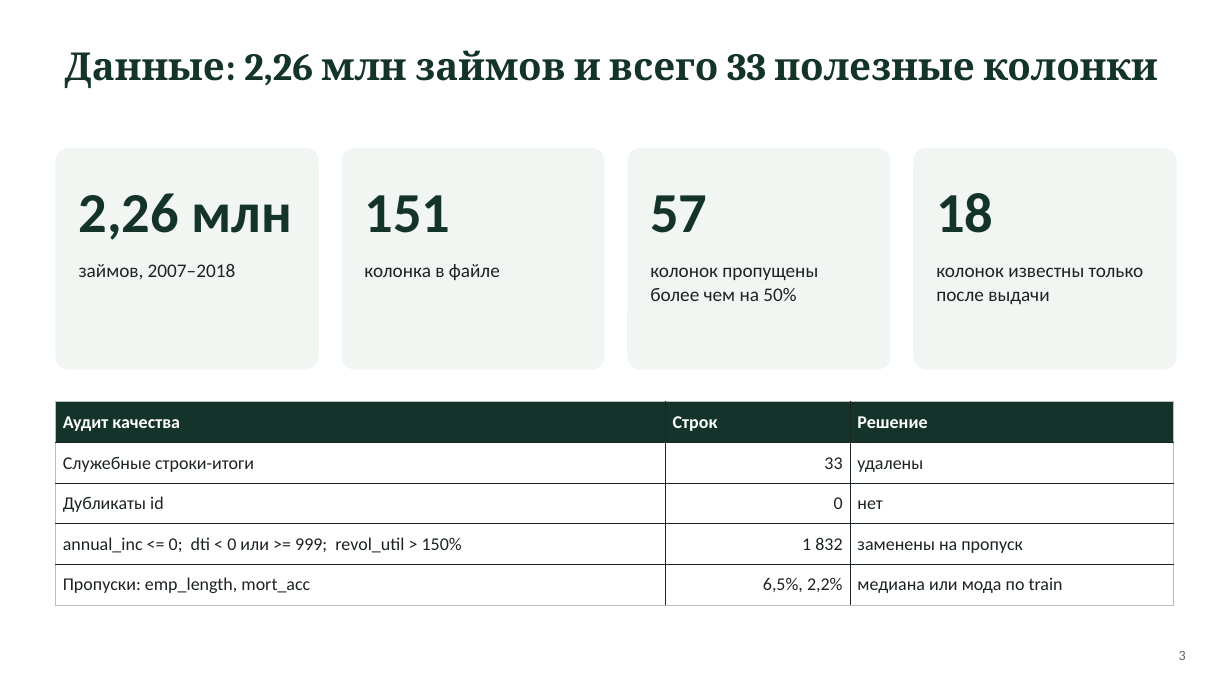
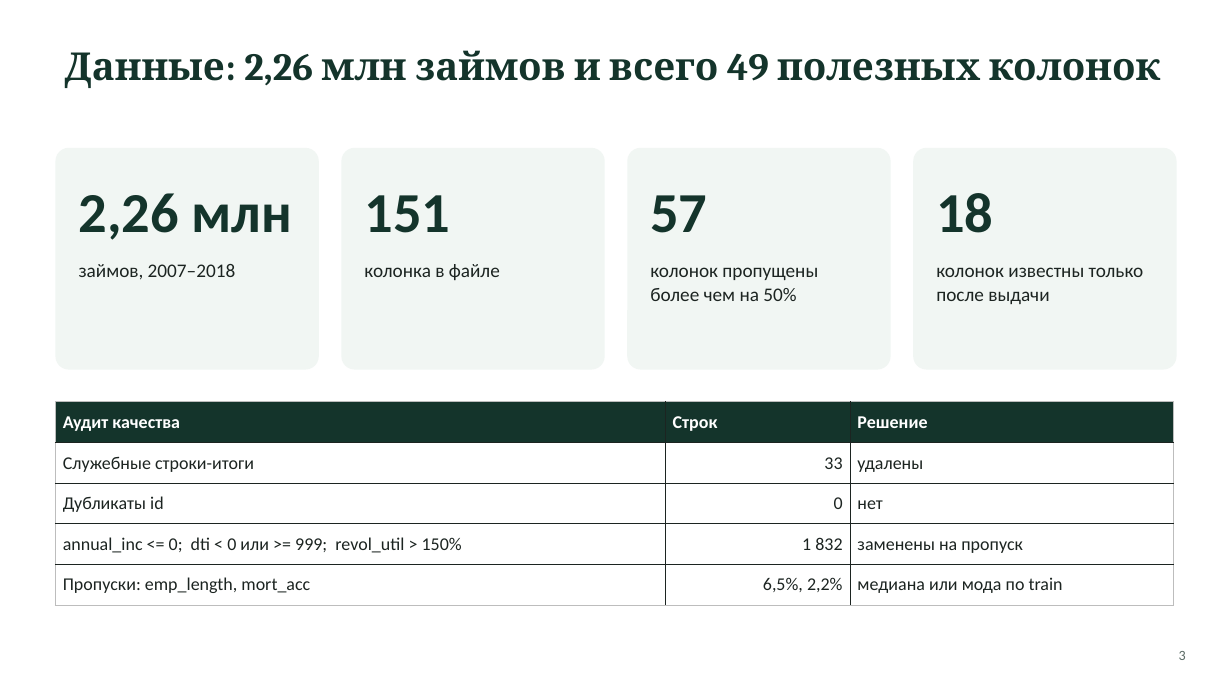
Before and after one commit to yersaa/Loan_default_prediction, a slide deck: slide 3 of docs/presentation.pptx. Drawn at 1232x693 pixels with LibreOffice and Linux fonts; fonts in the diff are those of the drawing. Boxes give left, top, right and bottom in pixels: in the first picture for what was removed or moved away, otherwise in the second. Text is boxed around its words. In the diff, an @@ line names an element or a change of style, - is before the commit and + after.

```diff
--- a/docs/presentation.pptx
+++ b/docs/presentation.pptx
@@ title at bbox=[65, 50, 1160, 88]: text changed @@
-Данные: 2,26 млн займов и всего 33 полезные колонки
+Данные: 2,26 млн займов и всего 49 полезных колонок
```
Also in this commit, not shown: 8 other slides changed, 7 other files.
